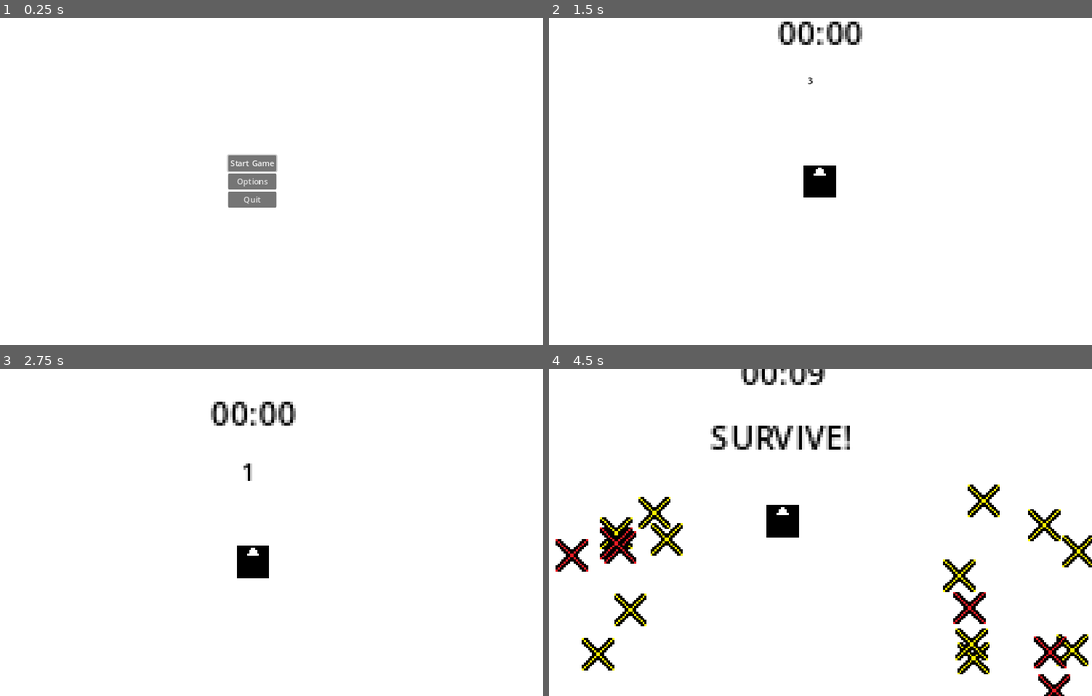
Above: before the commit, frames 1-4 (two rows, left to right).
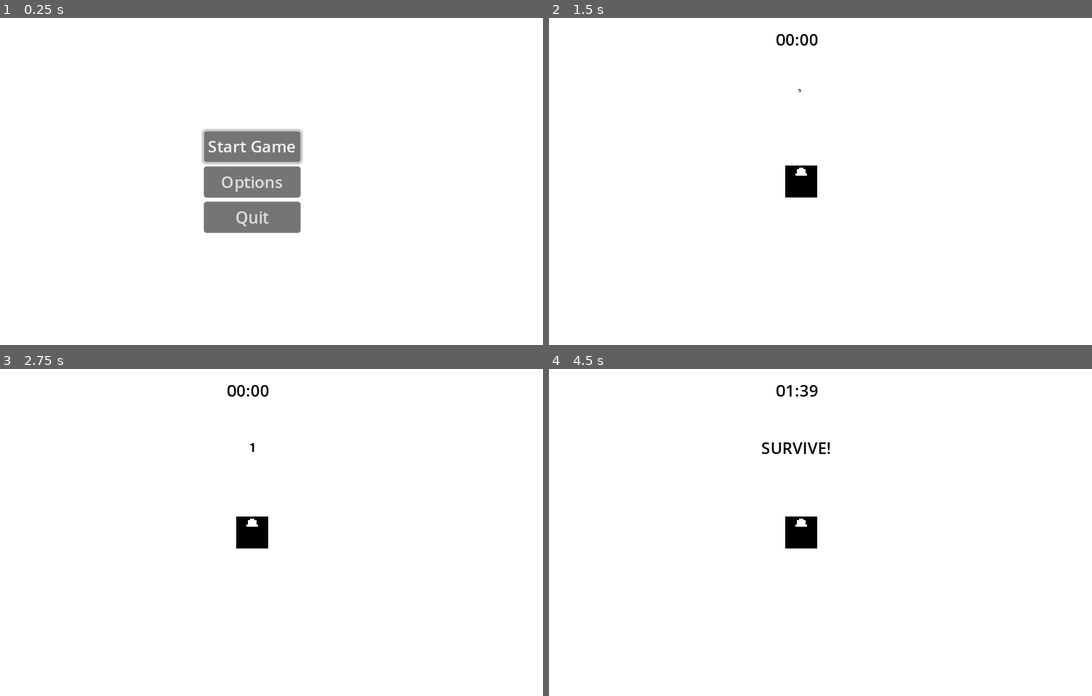
Above: after the commit, the same moments.

Repository: Marcin-Lach/javsc
Game: Godot game, scene res://menu.tscn
Two runs of this game, one before a commit and one after it. Both use one fixed random seed, a clock stepped at 60 frames per second and the inputs below.
Inputs:
- Up to frame 1 (0.25 s): no input
- Up to frame 2 (1.5 s): click "Start Game" at 0.5 s; hold Right (right) from 1.28 s (still down)
- Up to frame 3 (2.75 s): release Right (right) at 2.03 s; hold Down (down) from 2.03 s (still down)
- Up to frame 4 (4.5 s): release Down (down) at 2.78 s; hold Right (right) 2.78-3.53 s; hold Up (up) 3.53-4.28 s; hold Left (left) from 4.28 s (still down)

The runs differ from the first frame. In frame 1, 4.6% of the frame differs, in the area x 37-56%, y 34-66%; in frame 2, 1.4%; in frame 3, 1.9%; in frame 4, 7.8%, in the area x 1-100%, y 0-100%.

Commit message:
Things discovered when reading Godot docs. Miracle!

Diff:
--- a/src/Camera.gd
+++ b/src/Camera.gd
@@ -1,6 +1,4 @@
 extends Camera2D
-
-@onready var player_node = $"/root/Main/Player"
 
 var target : Node2D
 
--- a/src/Enemies/Renemy/renemy.tscn
+++ b/src/Enemies/Renemy/renemy.tscn
@@ -35,6 +35,7 @@
 linear_damp = 5.0
 script = ExtResource("1_ffdp6")
 speed = 30
+metadata/_edit_group_ = true
 
 [node name="CollisionShape2D" type="CollisionShape2D" parent="."]
 shape = SubResource("CircleShape2D_gpg7w")
--- a/src/Main.gd
+++ b/src/Main.gd
@@ -3,12 +3,12 @@
 @export var enemies_count = 50
 var renemy_scene = preload("res://Enemies/Renemy/renemy.tscn")
 var yenemy_scene = preload("res://Enemies/Yenemy/yenemy.tscn")
-@onready var pause_label = $Camera2D/PauseLabel
+@onready var pause_label = $CanvasLayer/PauseLabel
 @onready var time_left_timer = $TimeLeftTimer
-@onready var won_the_game_label = $Camera2D/WonTheGameLabel
-@onready var count_to_start_label = $Camera2D/CountToStartLabel
+@onready var won_the_game_label = $CanvasLayer/WonTheGameLabel
+@onready var count_to_start_label = $CanvasLayer/CountToStartLabel
 @onready var count_to_start_timer = $CountToStartTimer
-@onready var survive_label = $Camera2D/SurviveLabel
+@onready var survive_label = $CanvasLayer/SurviveLabel
 @onready var survive_timer = $SurviveTimer
 
 # Called when the node enters the scene tree for the first time.
--- a/src/main.tscn
+++ b/src/main.tscn
@@ -12,17 +12,20 @@
 
 [node name="Main" type="Node2D"]
 process_mode = 3
+position = Vector2(292, 161)
 script = ExtResource("1_m6dua")
 enemies_count = 20
 
 [node name="Player" type="RigidBody2D" parent="."]
 texture_filter = 1
+position = Vector2(-1, 0)
 gravity_scale = 0.0
 max_contacts_reported = 1
 contact_monitor = true
 lock_rotation = true
 linear_damp = 15.0
 script = ExtResource("1_iupss")
+metadata/_edit_group_ = true
 
 [node name="CollisionShape2D" type="CollisionShape2D" parent="Player"]
 shape = SubResource("RectangleShape2D_8su84")
@@ -32,56 +35,13 @@
 texture = ExtResource("2_06xwx")
 
 [node name="Camera2D" type="Camera2D" parent="."]
-zoom = Vector2(4, 4)
-position_smoothing_enabled = true
+position = Vector2(-1, -2)
+zoom = Vector2(2, 2)
 script = ExtResource("4_tx8gv")
-
-[node name="PauseLabel" type="Label" parent="Camera2D"]
-self_modulate = Color(0, 0, 0, 1)
-offset_left = -53.0
-offset_top = -50.0
-offset_right = 53.0
-offset_bottom = -24.0
-text = "Game Paused"
-
-[node name="WonTheGameLabel" type="Label" parent="Camera2D"]
-self_modulate = Color(0, 0, 0, 1)
-offset_left = -35.0
-offset_top = -57.0
-offset_right = 34.0
-offset_bottom = -31.0
-text = "WINNER!"
-
-[node name="TimeLeftLabel" type="Label" parent="Camera2D"]
-self_modulate = Color(0, 0, 0, 1)
-offset_left = -21.0
-offset_top = -85.0
-offset_right = 20.0
-offset_bottom = -59.0
-text = "10:00"
-script = ExtResource("5_6i7gd")
-
-[node name="CountToStartLabel" type="Label" parent="Camera2D"]
-process_mode = 1
-self_modulate = Color(0, 0, 0, 1)
-offset_left = -6.0
-offset_top = -53.0
-offset_right = 5.0
-offset_bottom = -27.0
-text = "3"
-script = ExtResource("6_hkhxr")
-
-[node name="SurviveLabel" type="Label" parent="Camera2D"]
-self_modulate = Color(0, 0, 0, 1)
-offset_left = -36.0
-offset_top = -53.0
-offset_right = 34.0
-offset_bottom = -27.0
-text = "SURVIVE!"
 
 [node name="TimeLeftTimer" type="Timer" parent="."]
 process_mode = 1
-wait_time = 10.0
+wait_time = 100.0
 one_shot = true
 
 [node name="CountToStartTimer" type="Timer" parent="."]
@@ -93,6 +53,60 @@
 process_mode = 1
 one_shot = true
 
+[node name="CanvasLayer" type="CanvasLayer" parent="."]
+
+[node name="PauseLabel" type="Label" parent="CanvasLayer"]
+self_modulate = Color(0, 0, 0, 1)
+offset_left = 225.0
+offset_top = 67.0
+offset_right = 331.0
+offset_bottom = 93.0
+size_flags_vertical = 0
+text = "Game Paused"
+metadata/_edit_use_anchors_ = true
+
+[node name="WonTheGameLabel" type="Label" parent="CanvasLayer"]
+self_modulate = Color(0, 0, 0, 1)
+offset_left = 243.0
+offset_top = 68.0
+offset_right = 312.0
+offset_bottom = 94.0
+size_flags_vertical = 0
+text = "WINNER!"
+metadata/_edit_use_anchors_ = true
+
+[node name="TimeLeftLabel" type="Label" parent="CanvasLayer"]
+self_modulate = Color(0, 0, 0, 1)
+offset_left = 263.0
+offset_top = 10.0
+offset_right = 304.0
+offset_bottom = 36.0
+size_flags_vertical = 0
+text = "10:00"
+script = ExtResource("5_6i7gd")
+metadata/_edit_use_anchors_ = true
+
+[node name="CountToStartLabel" type="Label" parent="CanvasLayer"]
+process_mode = 1
+self_modulate = Color(0, 0, 0, 1)
+offset_left = 285.0
+offset_top = 69.0
+offset_right = 296.0
+offset_bottom = 95.0
+size_flags_vertical = 0
+text = "3"
+script = ExtResource("6_hkhxr")
+metadata/_edit_use_anchors_ = true
+
+[node name="SurviveLabel" type="Label" parent="CanvasLayer"]
+self_modulate = Color(0, 0, 0, 1)
+offset_left = 248.0
+offset_top = 67.0
+offset_right = 318.0
+offset_bottom = 93.0
+text = "SURVIVE!"
+metadata/_edit_use_anchors_ = true
+
 [connection signal="body_entered" from="Player" to="Player" method="_on_body_entered"]
 [connection signal="timeout" from="TimeLeftTimer" to="." method="_on_time_left_timer_timeout"]
 [connection signal="timeout" from="CountToStartTimer" to="." method="_on_count_to_start_timer_timeout"]
--- a/src/menu.gd
+++ b/src/menu.gd
@@ -5,7 +5,7 @@
 
 # Called when the node enters the scene tree for the first time.
 func _ready():
-	$VBoxContainer/StartButton.grab_focus()
+	start_button.grab_focus()
 
 func _on_start_button_pressed():
 	get_tree().change_scene_to_file("res://main.tscn")
--- a/src/project.godot
+++ b/src/project.godot
@@ -17,6 +17,8 @@
 
 [display]
 
+window/size/viewport_width=576
+window/size/viewport_height=324
 window/size/window_width_override=1280
 window/size/window_height_override=720
 window/stretch/mode="canvas_items"
Not shown, changed: diary/README.md
